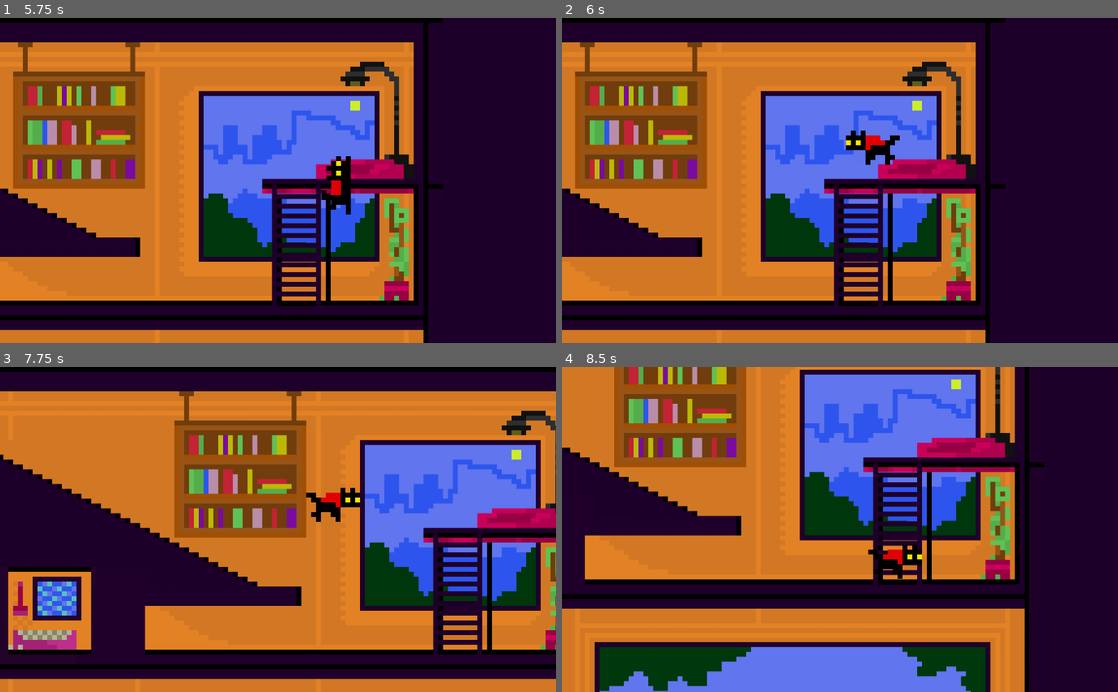
Above: before the commit, frames 1-4 (two rows, left to right).
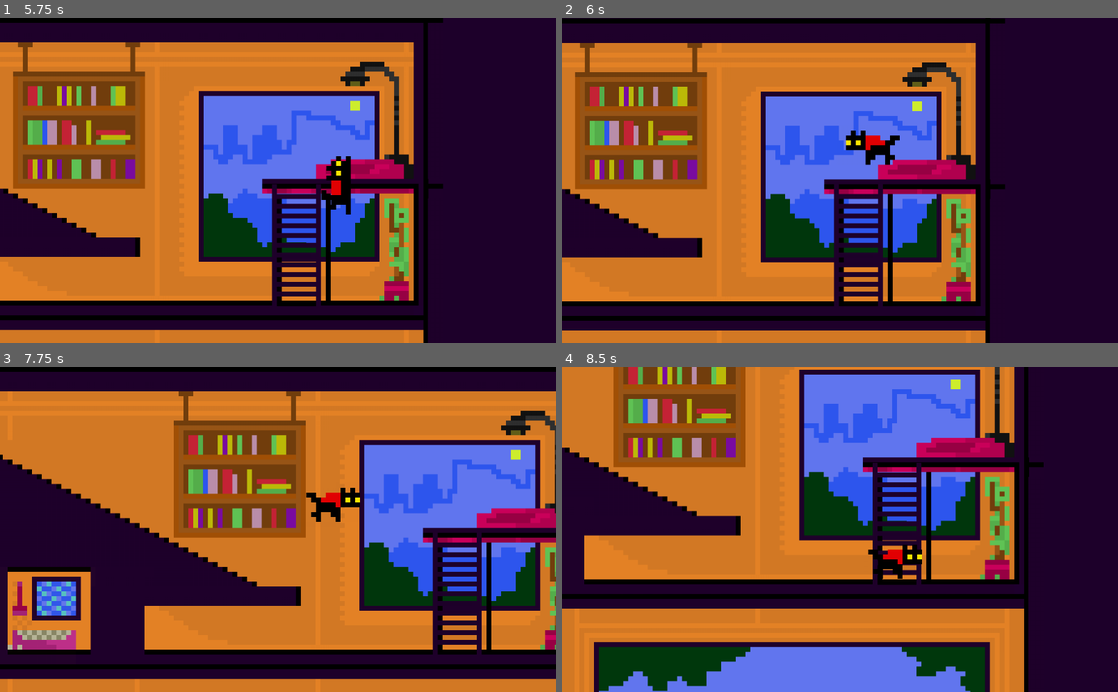
Above: after the commit, the same moments.

Repository: waozixyz/geocats
Game: Godot game, scene res://World.tscn
The game is run twice, just before and just after one commit, with the same random seed, the same clock (stepped at 60 frames per second) and the same inputs.
Inputs:
- Up to frame 1 (5.75 s): tap Enter at 0.5 s; hold Right (right) 0.53-2.03 s; tap Shift (dash) at 0.6, 1.55, 2.1, 2.85, 4.35, 5.1 s; tap Space (jump) at 0.77, 0.8, 1.07, 1.35, 1.52, 1.82, 2.3, 3.02, 3.32, 3.6, 3.77, 4.07, 4.52, 4.82, 5.3 s; hold Left (left) 2.03-2.78 s; hold Right (right) 2.78-4.28 s; hold Left (left) 4.28-5.03 s; hold Right (right) from 5.03 s (still down)
- Up to frame 2 (6 s): release Right (right) at 5.78 s; hold Left (left) from 5.78 s (still down); tap Space (jump) at 5.85 s
- Up to frame 3 (7.75 s): tap Space (jump) at 6.02, 6.32, 6.77, 6.8, 7.07, 7.52 s; tap Shift (dash) at 6.05, 6.6, 7.35 s; release Left (left) at 7.28 s; hold Right (right) from 7.28 s (still down)
- Up to frame 4 (8.5 s): keep holding Right (right); tap Space (jump) at 7.82, 8.1 s

Frame 1 is identical in both runs. In frame 2, 2.8% of the frame differs, in the area x 0-80%, y 0-97%; in frame 3, 1.9%; in frame 4, 2.4%.

Commit message:
improve ladder management

Diff:
--- /dev/null
+++ b/Scenes/Ladder/Ladder.gd
@@ -0,0 +1,6 @@
+extends Area2D
+
+onready var player = get_node("../Player")
+
+func _ready():
+	add_to_group("ladder")
--- a/Scenes/Player/Player.gd
+++ b/Scenes/Player/Player.gd
@@ -13,13 +13,13 @@
 
 #Input Vars
 var movementInput = 0 #will be 1, -1, 0 depending on if you are holding right, left, or nothing
+var movementInputY = 0 #will be 1, -1, 0 depending on if you are holding up, d, or nothing
 var lastDirection = 1 #last direction pressed that is not 0
 
 var isJumpPressed = 0 #will be 1 on the frame that the jump button was pressed
 var isJumpReleased #will be 1 on the frame that the jump button was released
 
 var isUpPressed = 0 #will be 1 on the frame that the up button was pressed
-var isUpReleased #will be 1 on the frame that the up button was released
 
 var coyoteStartTime = 0 #ticks when you pressed jump button
 var elapsedCoyoteTime = 0 #elapsed time since you last clicked jump
@@ -83,6 +83,9 @@
 # sprite animation
 var anim = "idle"
 
+# ladder
+var on_ladder = false
+
 #functions
 func _ready():
 	#use kin functions to set jump velocites
@@ -92,21 +95,25 @@
 	wallJumpVelocity = -sqrt(2 * gravity * jumpHeight)
 
 onready var coll_climb = $CollisionClimb
+onready var coll_slide = $CollisionSlide
 onready var coll_default = $CollisionDefault
 
+func default_coll():
+	if anim == "slide_wall":
+		coll_slide.disabled = false
+		coll_default.disabled = true
+	else:
+		coll_slide.disabled = true
+		coll_default.disabled = false
+
 func _physics_process(delta):
+	default_coll()
+
 	get_input()
 
 	apply_gravity(delta)
 
 	call(currentState + "_logic", delta) #call the current states main method
-
-	if anim == "slide_wall":
-		coll_climb.disabled = false
-		coll_default.disabled = true
-	else:
-		coll_climb.disabled = true
-		coll_default.disabled = false
 
 	velocity = move_and_slide(velocity, Vector2.UP) #aply velocity to movement
 
@@ -124,11 +131,11 @@
 func get_input():
 	#set input vars
 	movementInput = Input.get_action_strength("right") - Input.get_action_strength("left") #set movement input to 1,-1, or 0
+	movementInputY = Input.get_action_strength("down") - Input.get_action_strength("up")
 	if movementInput != 0:
 		lastDirection = movementInput #set last direction if movement input isnt 0
 
 	isUpPressed = Input.is_action_just_pressed("up")
-	isUpReleased = Input.is_action_just_released("up")
 
 	isJumpPressed = Input.is_action_just_pressed("jump")
 	isJumpReleased = Input.is_action_just_released("jump")
@@ -173,13 +180,43 @@
 
 	velocity.x = currentSpeed * movementInput #apply curent speed to velocity and multiply by direction
 
+func move_vertically():
+	currentSpeed = move_toward(currentSpeed, maxSpeed, acceleration) #accelerate current speed
+
+	velocity.y = currentSpeed * movementInputY #apply curent speed to velocity and multiply by direction
+	velocity.x = 0
+
 func jump(jumpVelocity):
 	velocity.y = 0 #reset velocity
 	velocity.y = jumpVelocity #apply velocity
 	canDash = true #allow the player to dash when they jump
 
 
+func default_logic():
+	if jumpInput:
+		#jump if you press button
+		jump(jumpVelocity)
+		set_state("jump")
+
+	if isDashPressed:
+		#dash if you press button
+		set_state("dash")
+
+	if isUpPressed && on_ladder:
+		set_state("climb")
+
 #State Functions
+func climb_enter_logic():
+	anim = "climb"
+func climb_logic(delta):
+	move_vertically()
+	if jumpInput:
+		#jump if you press button
+		jump(jumpVelocity)
+		set_state("jump")
+
+func climb_exit_logic():
+	pass
 
 func idle_enter_logic():
 	anim = "idle"
@@ -194,14 +231,7 @@
 	else:
 		anim = "idle"
 
-	if jumpInput:
-		#jump if you press button
-		jump(jumpVelocity)
-		set_state("jump")
-
-	if isDashPressed:
-		#dash if you press button
-		set_state("dash")
+	default_logic()
 
 	if movementInput != 0:
 		#start running if you press a movement button
@@ -213,19 +243,11 @@
 	currentSpeed = 0 #reset current speed (we do this here to keep momentum on run jumps)
 
 
-
 func run_enter_logic():
 	anim = "walk"
 
 func run_logic(delta):
-	if jumpInput:
-		#jump if you press the jump button
-		jump(jumpVelocity)
-		set_state("jump")
-
-	if isDashPressed:
-		#dash if you press the dash button
-		set_state("dash")
+	default_logic()
 
 	if !is_on_floor():
 		#if your not on a floor, start falling and set jumpbuffer start time
--- a/Scenes/Player/Player.tscn
+++ b/Scenes/Player/Player.tscn
@@ -8,6 +8,10 @@
 [ext_resource path="res://Assets/Agents/PlayerCats/Knapsack/red_wall_cling.png" type="Texture" id=6]
 [ext_resource path="res://Assets/Agents/PlayerCats/Knapsack/red_walk.png" type="Texture" id=7]
 [ext_resource path="res://Scenes/Player/Player.gd" type="Script" id=8]
+[ext_resource path="res://Scenes/Player/ladder_detect.gd" type="Script" id=9]
+
+[sub_resource type="RectangleShape2D" id=10]
+extents = Vector2( 14.2295, 33.3125 )
 
 [sub_resource type="AtlasTexture" id=1]
 flags = 4
@@ -87,9 +91,6 @@
 "speed": 5.0
 } ]
 
-[sub_resource type="RectangleShape2D" id=10]
-extents = Vector2( 49.2282, 35.246 )
-
 [sub_resource type="RectangleShape2D" id=11]
 extents = Vector2( 48.9132, 26.8768 )
 
@@ -99,13 +100,19 @@
 "_edit_horizontal_guides_": [  ]
 }
 
+[node name="Area2D" type="Area2D" parent="."]
+script = ExtResource( 9 )
+
+[node name="CollisionClimb" type="CollisionShape2D" parent="Area2D"]
+position = Vector2( 0, -3.1498 )
+shape = SubResource( 10 )
+
 [node name="AnimatedSprite" type="AnimatedSprite" parent="."]
 frames = SubResource( 9 )
-animation = "slide_wall"
+animation = "climb"
 playing = true
-flip_h = true
 
-[node name="CollisionClimb" type="CollisionShape2D" parent="."]
+[node name="CollisionSlide" type="CollisionShape2D" parent="."]
 position = Vector2( 0, -3.1498 )
 shape = SubResource( 10 )
 
--- /dev/null
+++ b/Scenes/Player/ladder_detect.gd
@@ -0,0 +1,14 @@
+extends Area2D
+
+
+func _ready():
+	connect("area_entered", self, "_on_area_enter")
+	connect("area_exited", self, "_on_area_exit")
+
+func _on_area_enter(value):
+	if value.is_in_group("ladder"):
+		get_parent().on_ladder = true
+
+func _on_area_exit(value):
+	if value.is_in_group("ladder"):
+		get_parent().on_ladder = false
--- a/World.tscn
+++ b/World.tscn
@@ -28,6 +28,7 @@
 [ext_resource path="res://Assets/LevelAssets/1_CatCradle/ladder_bed.png" type="Texture" id=26]
 [ext_resource path="res://Assets/LevelAssets/1_CatCradle/last_ladder.png" type="Texture" id=27]
 [ext_resource path="res://Assets/LevelAssets/1_CatCradle/statue.png" type="Texture" id=28]
+[ext_resource path="res://Scenes/Ladder/Ladder.gd" type="Script" id=29]
 
 [sub_resource type="TileSet" id=1]
 0/name = "background_tilemap.png 0"
@@ -805,6 +806,9 @@
 [sub_resource type="RectangleShape2D" id=88]
 extents = Vector2( 18, 81 )
 
+[sub_resource type="RectangleShape2D" id=89]
+extents = Vector2( 9, 99 )
+
 [node name="World" type="Node2D"]
 
 [node name="WorldBckg" type="ColorRect" parent="."]
@@ -1041,12 +1045,16 @@
 centered = false
 
 [node name="BedLadder" type="Area2D" parent="."]
-position = Vector2( 117, 180 )
-
-[node name="Sprite" type="Sprite" parent="BedLadder"]
-position = Vector2( 1728, 153.254 )
+position = Vector2( 1845, 333.25 )
+script = ExtResource( 29 )
+
+[node name="Sprite2" type="Sprite" parent="BedLadder"]
 texture = ExtResource( 26 )
 centered = false
+
+[node name="CollisionShape2D" type="CollisionShape2D" parent="BedLadder"]
+position = Vector2( 45, 116.75 )
+shape = SubResource( 89 )
 
 [node name="KitchenLadder" type="Area2D" parent="."]
 position = Vector2( 117, 180 )
@@ -1056,10 +1064,10 @@
 texture = ExtResource( 25 )
 centered = false
 
-[node name="Player2" parent="." instance=ExtResource( 1 )]
+[node name="Player" parent="." instance=ExtResource( 1 )]
 position = Vector2( 1674, 486 )
 
-[node name="Camera2D" type="Camera2D" parent="Player2"]
+[node name="Camera2D" type="Camera2D" parent="Player"]
 current = true
 drag_margin_h_enabled = true
 drag_margin_v_enabled = true
--- a/project.godot
+++ b/project.godot
@@ -79,6 +79,12 @@
 "events": [ Object(InputEventKey,"resource_local_to_scene":false,"resource_name":"","device":0,"alt":false,"shift":false,"control":false,"meta":false,"command":false,"pressed":false,"scancode":32,"unicode":0,"echo":false,"script":null)
  ]
 }
+down={
+"deadzone": 0.5,
+"events": [ Object(InputEventKey,"resource_local_to_scene":false,"resource_name":"","device":0,"alt":false,"shift":false,"control":false,"meta":false,"command":false,"pressed":false,"scancode":16777234,"unicode":0,"echo":false,"script":null)
+, Object(InputEventKey,"resource_local_to_scene":false,"resource_name":"","device":0,"alt":false,"shift":false,"control":false,"meta":false,"command":false,"pressed":false,"scancode":83,"unicode":0,"echo":false,"script":null)
+ ]
+}
 
 [physics]
 
Not shown: 1 places in Scenes/Player/Player.tscn that only renumber resources
Not shown: 1 places in World.tscn that only renumber resources
